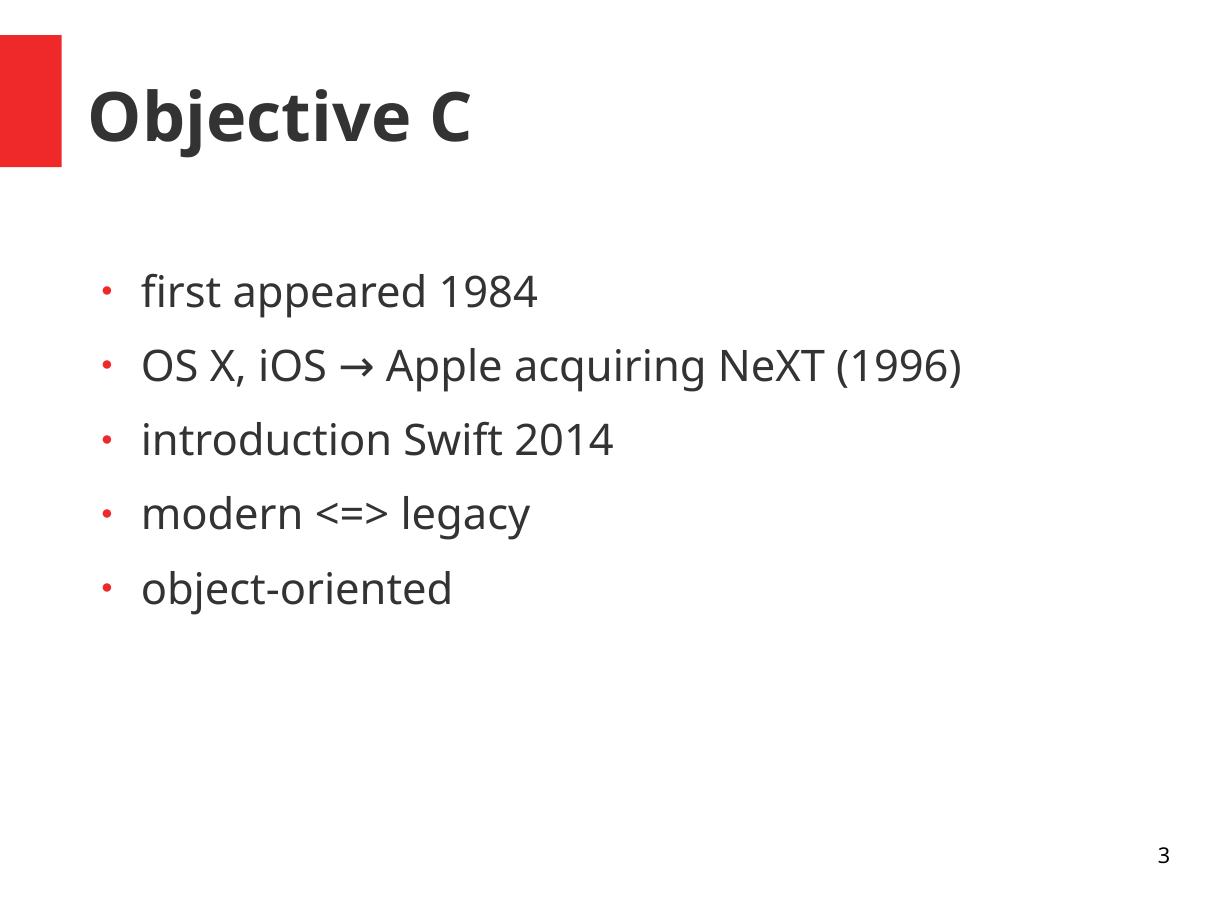
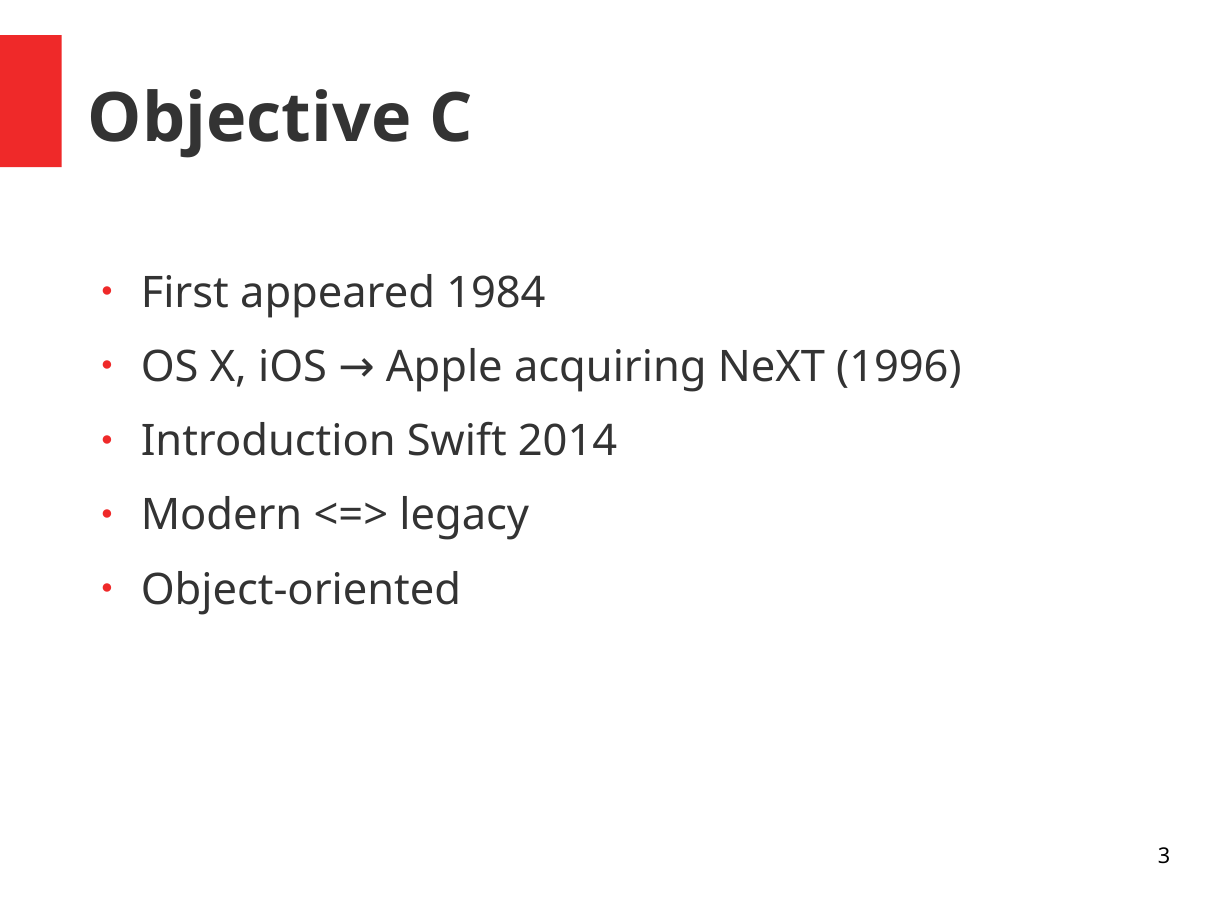
Before and after one commit to simonmtr/inf-fwpm-objective-c-bool-parser, a slide deck: slide 3 of presentation/presentation.odp. Drawn at 1232x924 pixels with LibreOffice and Linux fonts; fonts in the diff are those of the drawing. Boxes give left, top, right and bottom in pixels: in the first picture for what was removed or moved away, otherwise in the second. Text is boxed around its words. In the diff, an @@ line names an element or a change of style, - is before the commit and + after.

```diff
--- a/presentation/presentation.odp
+++ b/presentation/presentation.odp
@@ text at (x1=141, y1=274, x2=545, y2=318): text changed @@
-● first appeared 1984
+● First appeared 1984
@@ text at (x1=141, y1=421, x2=617, y2=615): text changed @@
-● introduction Swift 2014
-● modern <=> legacy
-● object-oriented
+● Introduction Swift 2014
+● Modern <=> legacy
+● Object-oriented
```
Also in this commit, not shown: 9 other slides changed, 4 other files.
